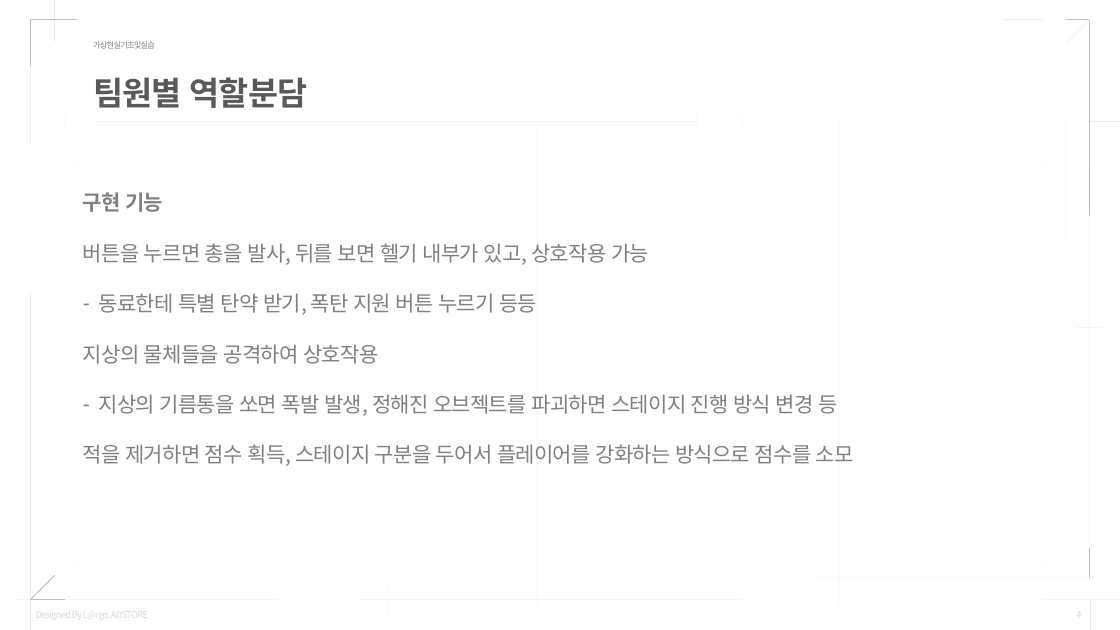
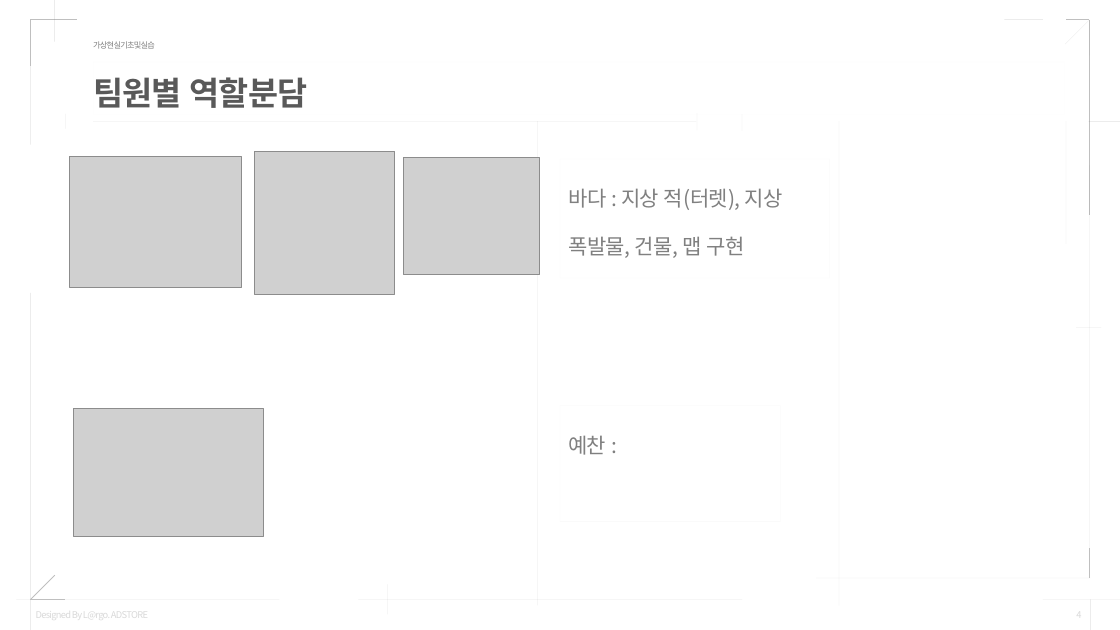
Before and after one commit to Mellow1213/VRProject_2022_1, a slide deck: slide 4 of 텀프로젝트_결과발표_20205220이바다20205262최예찬.pptx. Drawn at 1120x630 pixels with LibreOffice and Linux fonts; fonts in the diff are those of the drawing; grey boxes stand for pictures. Boxes give left, top, right and bottom in pixels: in the first picture for what was removed or moved away, otherwise in the second. Text is boxed around its words. In the diff, an @@ line names an element or a change of style, - is before the commit and + after.

Commit message:
피피티 역할분담 수정

```diff
--- a/텀프로젝트_결과발표_20205220이바다20205262최예찬.pptx
+++ b/텀프로젝트_결과발표_20205220이바다20205262최예찬.pptx
@@ picture added at box(70, 156, 241, 287) @@
@@ text removed at box(75, 160, 1046, 566) @@
-구현 기능
-버튼을 누르면 총을 발사, 뒤를 보면 헬기 내부가 있고, 상호작용 가능
-– 동료한테 특별 탄약 받기, 폭탄 지원 버튼 누르기 등등
-지상의 물체들을 공격하여 상호작용
-– 지상의 기름통을 쏘면 폭발 발생, 정해진 오브젝트를 파괴하면 스테이지 진행 방식 변경 등
-적을 제거하면 점수 획득, 스테이지 구분을 두어서 플레이어를 강화하는 방식으로 점수를 소모
@@ picture added at box(254, 151, 394, 294) @@
@@ picture added at box(403, 158, 539, 275) @@
@@ text added at box(560, 159, 830, 278), fill #FFFFFF, outline #808080 0.25 pt, 18 pt, text #808080 @@
+바다 : 지상 적(터렛), 지상 폭발물, 건물, 맵 구현
@@ picture added at box(74, 408, 264, 537) @@
@@ rectangle added at box(560, 406, 781, 522), fill #FFFFFF, outline #808080 0.25 pt, 18 pt, text #808080 @@
+예찬 :
```
Also in this commit, not shown: 7 other files.
